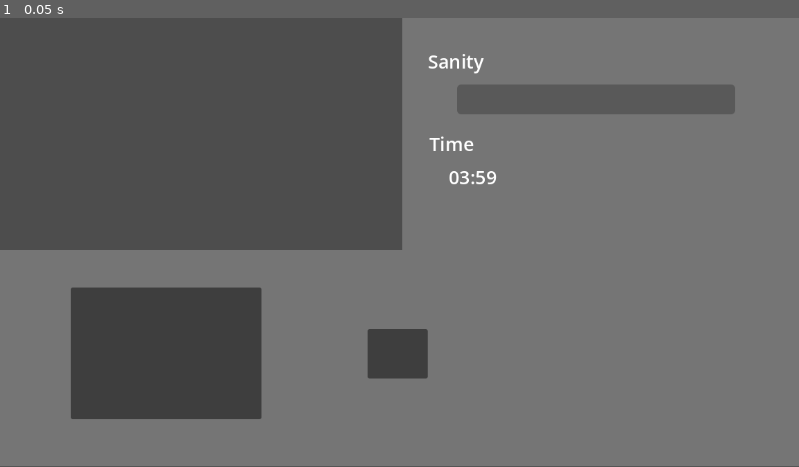
Above: before the commit, frame 1.
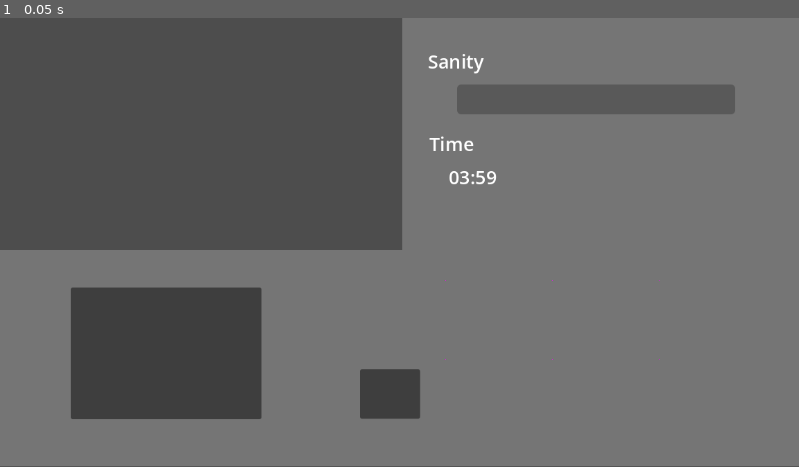
Above: after the commit, the same moment.

Repository: D4NIFAKTOR1ELLE/IceScreemMan
Game: Godot game, scene res://Game.tscn
The game is run twice, just before and just after one commit, with the same random seed, the same clock (stepped at 60 frames per second) and the same inputs.
Inputs:
- Up to frame 1 (0.05 s): no input

The runs differ from the first frame. In frame 1, 1.4% of the frame differs, in the area x 45-83%, y 58-90%.

Commit message:
Flavours!!!

Diff:
--- a/game/Zombie.tscn
+++ /dev/null
@@ -1,3 +0,0 @@
-[gd_scene format=3 uid="uid://cxm1oem6unq2m"]
-
-[node name="Zombie" type="Node2D" unique_id=557763244]
--- /dev/null
+++ b/game/constants.gd
@@ -0,0 +1,26 @@
+extends Node
+
+const easy_range: Vector2i = Vector2i(1, 2)
+const mid_range: Vector2i = Vector2i(2, 4)
+const hard_range: Vector2i = Vector2i(3, 6)
+
+var flavours: Dictionary = {
+	"Pickles": Color.LIGHT_GREEN,
+	"Bull Red": Color.ORANGE,
+	"Vanilla": Color.ANTIQUE_WHITE,
+	"Hazelnut": Color.ROSY_BROWN,
+	"Caramel Squirrel": Color.SADDLE_BROWN,
+	"Lemon Drop": Color.YELLOW,
+	"Red Blueberry": Color.ORANGE_RED,
+	"Blue Strawberry": Color.MIDNIGHT_BLUE
+}
+
+var flavour_selection: Array[String] = [
+	"Pickles",
+	"Bull Red",
+	"Vanilla",
+	"Hazelnut",
+	"Caramel Squirrel",
+	"Lemon Drop",
+	"Red Blueberry",
+	"Blue Strawberry"]
--- /dev/null
+++ b/game/elements/Cone.tscn
@@ -0,0 +1,10 @@
+[gd_scene format=3 uid="uid://nracvaq6653c"]
+
+[sub_resource type="PlaceholderTexture2D" id="PlaceholderTexture2D_shjki"]
+
+[node name="Cone" type="TextureRect" unique_id=680381478]
+offset_left = -17.0
+offset_top = -20.0
+offset_right = 21.0
+offset_bottom = 22.0
+texture = SubResource("PlaceholderTexture2D_shjki")
--- /dev/null
+++ b/game/elements/Zombie.tscn
@@ -0,0 +1,28 @@
+[gd_scene format=3 uid="uid://cxm1oem6unq2m"]
+
+[ext_resource type="Script" uid="uid://cbhgcccaqjmh2" path="res://game/elements/zombie.gd" id="1_ioe0b"]
+
+[sub_resource type="PlaceholderTexture2D" id="PlaceholderTexture2D_jj1ps"]
+
+[sub_resource type="PlaceholderTexture2D" id="PlaceholderTexture2D_ioe0b"]
+
+[node name="Zombie" type="Control" unique_id=220221898]
+layout_mode = 3
+anchors_preset = 0
+script = ExtResource("1_ioe0b")
+
+[node name="Head" type="TextureRect" parent="." unique_id=1770545836]
+layout_mode = 0
+offset_left = -20.0
+offset_top = -57.0
+offset_right = 20.0
+offset_bottom = -17.0
+texture = SubResource("PlaceholderTexture2D_jj1ps")
+
+[node name="Body" type="TextureRect" parent="." unique_id=220306732]
+layout_mode = 0
+offset_left = -34.0
+offset_top = -21.0
+offset_right = 35.0
+offset_bottom = 43.0
+texture = SubResource("PlaceholderTexture2D_ioe0b")
--- /dev/null
+++ b/game/elements/zombie.gd
@@ -0,0 +1,13 @@
+extends Control
+
+@onready var request: Array = []
+
+func spawn():
+	for scoop in randi_range(1, 4):
+		pass
+
+func punch_request():
+	pass
+
+func leave():
+	pass
--- a/game/game.gd
+++ b/game/game.gd
@@ -4,10 +4,24 @@
 @onready var music: AudioStreamPlayer = $Music
 @onready var timer_text: Label = $TruckInside/Control/Time
 
+var current_flavour_roster: Array[String] = []
+
 func _ready() -> void:
 	print("Game launched!")
+	current_flavour_roster.clear()
+
+	pick_flavours()
 
 	gametimer.start()
+
+func pick_flavours():
+	var flavours: Array[String] = Constants.flavour_selection.duplicate()
+	flavours.shuffle()
+
+	for i in range(6):
+		current_flavour_roster.append(flavours.pop_back())
+
+	print(current_flavour_roster)
 
 func lose():
 	pass
@@ -18,5 +32,5 @@
 func _on_game_timer_timeout() -> void:
 	lose()
 
-func _process(delta: float) -> void:
+func _process(_delta: float) -> void:
 	timer_text.set_text("%02d:%02d" % [gametimer.time_left / 60, fmod(gametimer.time_left, 60)])
--- a/project.godot
+++ b/project.godot
@@ -15,6 +15,10 @@
 config/features=PackedStringArray("4.6", "Forward Plus")
 config/icon="res://icon.svg"
 
+[autoload]
+
+Constants="*uid://c1jsla0i162ur"
+
 [physics]
 
 3d/physics_engine="Jolt Physics"
--- a/ui/TruckInside.tscn
+++ b/ui/TruckInside.tscn
@@ -98,10 +98,10 @@
 anchor_top = 0.5873041
 anchor_right = 0.14324982
 anchor_bottom = 0.5873041
-offset_left = 652.7819
-offset_top = 357.0809
-offset_right = 1081.27
-offset_bottom = 560.5078
+offset_left = 476.9762
+offset_top = -17.842987
+offset_right = 934.9762
+offset_bottom = 205.15701
 columns = 3
 
 [node name="TextureButton" type="TextureButton" parent="Control/GridContainer" unique_id=1614663341]
@@ -149,10 +149,10 @@
 
 [node name="Ignition" type="Button" parent="Control" unique_id=1474836018]
 layout_mode = 0
-offset_left = 530.0
-offset_top = 449.0
-offset_right = 616.74054
-offset_bottom = 520.3667
+offset_left = 519.0
+offset_top = 507.0
+offset_right = 605.74054
+offset_bottom = 578.3667
 
 [node name="SlidingPuzzle" parent="." unique_id=840341410 instance=ExtResource("3_mb3o5")]
 visible = false
Binary file added: assets/art/image.png
Not shown, added: assets/art/image.png.import
Not shown: 1 places in game/SlidingPuzzle.tscn that only renumber resources
Not shown, added: game/constants.gd.uid
Not shown, added: game/elements/zombie.gd.uid
